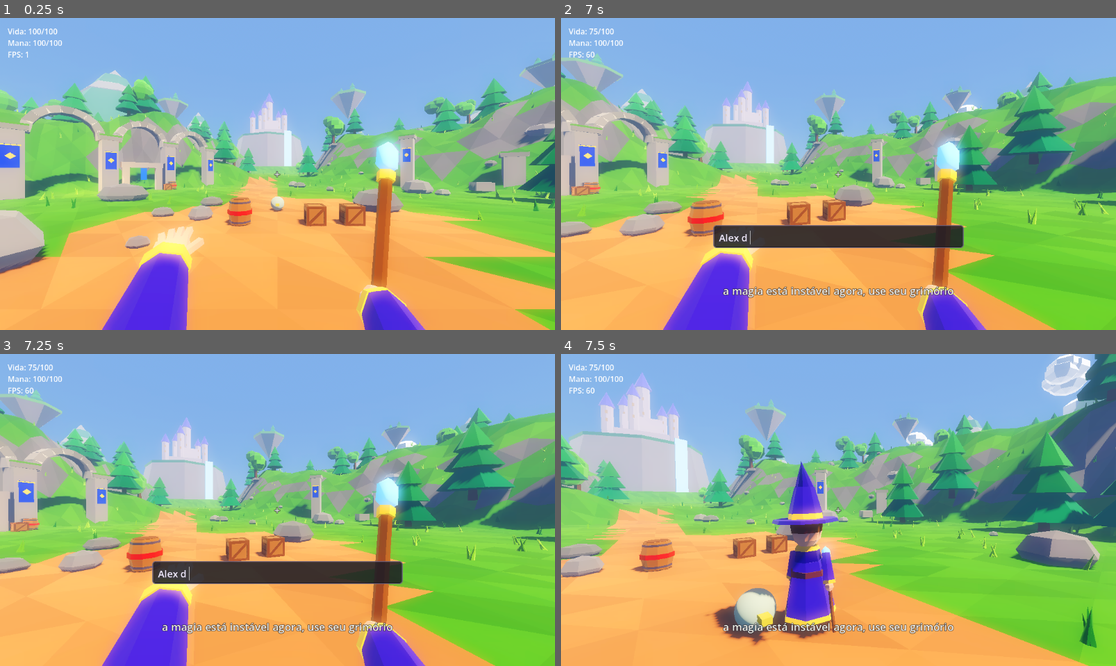
Above: before the commit, frames 1-4 (two rows, left to right).
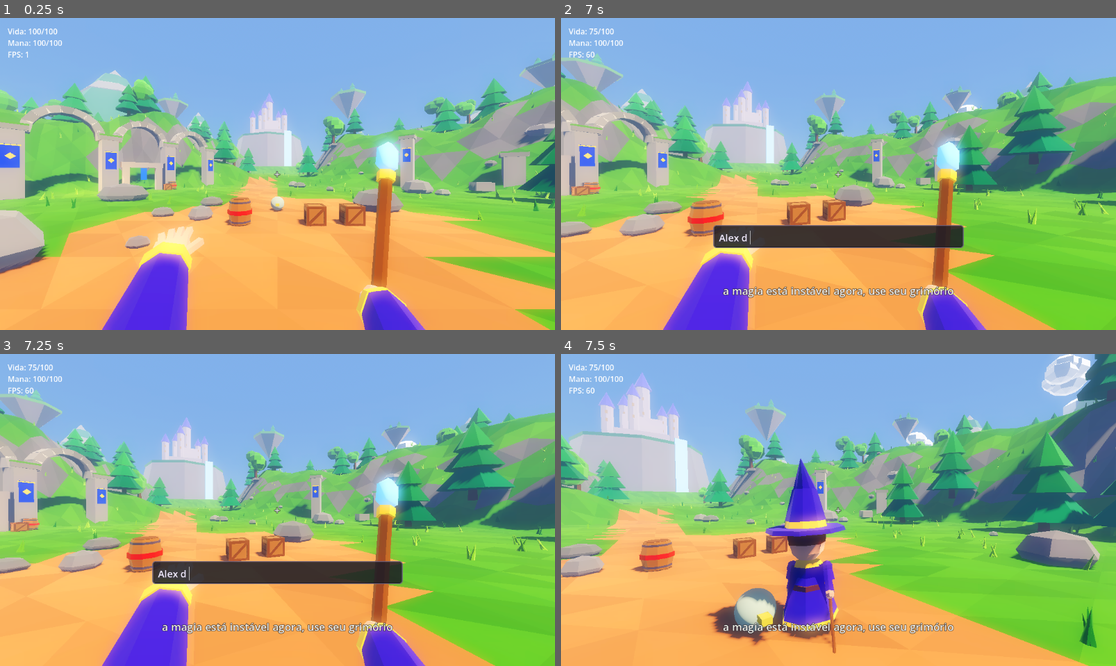
Above: after the commit, the same moments.

Repository: vitortosta4-design/Arcane-Forge
Game: Godot game, scene res://cenas/arena_teste.tscn
Two runs of this game, one before a commit and one after it. Both use one fixed random seed, a clock stepped at 60 frames per second and the inputs below.
Inputs (mouse positions are in pixels of both pictures, inside the frame that each line leads up to):
- Up to frame 1 (0.25 s): no input
- Up to frame 2 (7 s): tap Enter at 0.5, 5 s; move the mouse to (866, 174) at 0.52 s; hold Q (abrir_conjuracao) 0.53-1.28 s; hold W (mover_frente) 0.53-5.75 s; tap Space (pular) at 0.77, 1.52, 3.02, 3.77, 4.25, 4.52, 6.5, 6.77 s; move the mouse to (810, 174) at 1.27 s; click (810, 174) at 1.35 s; move the mouse to (849, 167) at 2.02 s; hold C (trocar_camera) 2.03-2.78 s; move the mouse to (832, 180) at 2.77 s; tap Q (abrir_conjuracao) at 2.85 s; move the mouse to (877, 177) at 3.52 s; press the mouse at (877, 177) at 3.53 s; move the mouse to (794, 170) at 4.27 s; release the mouse at (794, 170) at 4.28 s; tap C (trocar_camera) at 4.35 s; move the mouse to (844, 174) at 5.02 s; hold Q (abrir_conjuracao) 5.03-5.75 s; click (838, 236) at 5.77 s; type "Alex" at 5.85 s; move the mouse to (816, 167) at 6.52 s; hold D (mover_direita) from 6.53 s (still down); click (816, 167) at 6.6 s
- Up to frame 3 (7.25 s): keep holding D (mover_direita)
- Up to frame 4 (7.5 s): tap Enter at 7.25 s; move the mouse to (866, 510) at 7.27 s; release D (mover_direita) at 7.28 s; hold W (mover_frente) from 7.28 s (still down); hold C (trocar_camera) from 7.28 s (still down)

Frames 1-3 are identical in both runs. In frame 4, 3.2% of the frame differs, in the area x 26-52%, y 33-96%.

Commit message:
Boneco do mago mais cabecudo e baixo, cotovelo no braco, capa e botoes
A pedido do Vitor depois de jogar de verdade (nao gostou da proporcao
alta/cabeca pequena em terceira pessoa). Corpo encolhido ~20% e cabeca
aumentada ~20%; braco ganhou cotovelo (dois segmentos) em vez de taco
rigido, com mais balanco ao andar, balanco de respiracao parado e
gesto mais claro ao conjurar; capa de dois paineis, botoes dourados e
broche somam acabamento na roupa. Suite sem regressao nova (mesma
falha pre-existente, sem relacao). Refino do ambiente fica para outra
rodada, a confirmar com o Vitor.

Co-Authored-By: Claude Sonnet 5 <noreply@anthropic.com>

Diff:
--- a/jogo/scripts/mago/visual_mago.gd
+++ b/jogo/scripts/mago/visual_mago.gd
@@ -4,8 +4,12 @@
 ## Tosco de propósito (ADR-019): cabeça e chapéu grandes demais, nariz de
 ## batata, chapéu torto. Cores da referência: manto e chapéu roxos com
 ## acabamento dourado, cajado com cristal azul brilhando.
-## Animação toda em código, sem esqueleto: o corpo balança ao andar, os
-## braços vão e voltam e o braço do cajado sobe ao conjurar.
+## Proporção ajustada em 21/10/2026 a pedido do Vitor (jogou de verdade e
+## achou o boneco alto/cabeça pequena demais): corpo mais baixo e atarracado,
+## cabeça maior. Braço ganhou cotovelo (dois segmentos) para animar de
+## verdade, em vez de um taco rígido girando no ombro. Capa, botões e broche
+## dourado são o "acabamento de roupa" que ele pediu.
+## Animação toda em código, sem esqueleto.
 
 const COR_MANTO := Color(0.3, 0.22, 0.58)
 const COR_MANTO_ESCURO := Color(0.22, 0.16, 0.44)
@@ -20,7 +24,11 @@
 var _corpo: MeshInstance3D
 var _braco_esquerdo: Node3D
 var _braco_direito: Node3D
+var _cotovelo_esquerdo: Node3D
+var _cotovelo_direito: Node3D
+var _cristal: Node3D
 var _fase_passo := 0.0
+var _tempo_idle := 0.0
 var _conjurando := 0.0
 
 
@@ -31,25 +39,45 @@
 	_corpo.mesh = _malha_corpo()
 	_corpo.material_override = material
 	add_child(_corpo)
-	_braco_esquerdo = _criar_braco("BracoEsquerdo", -1.0, material)
-	_braco_direito = _criar_braco("BracoDireito", 1.0, material)
-	_criar_cajado(_braco_direito, material)
+	var par_esquerdo := _criar_braco("BracoEsquerdo", -1.0, material)
+	_braco_esquerdo = par_esquerdo[0]
+	_cotovelo_esquerdo = par_esquerdo[1]
+	var par_direito := _criar_braco("BracoDireito", 1.0, material)
+	_braco_direito = par_direito[0]
+	_cotovelo_direito = par_direito[1]
+	_criar_cajado(_cotovelo_direito, material)
 
 
 ## Chamado pelo mago a cada quadro de física.
 func animar(delta: float, velocidade_horizontal: float, no_chao: bool) -> void:
 	var andando := clampf(velocidade_horizontal / 5.0, 0.0, 1.0) if no_chao else 0.0
 	_fase_passo += delta * 9.0 * andando
-	_corpo.position.y = absf(sin(_fase_passo)) * 0.06 * andando
+	_tempo_idle += delta
+	_corpo.position.y = absf(sin(_fase_passo)) * 0.05 * andando
 	_corpo.rotation.z = sin(_fase_passo) * 0.05 * andando
-	_braco_esquerdo.rotation.x = sin(_fase_passo) * 0.5 * andando
-	var braco_direito_x := -sin(_fase_passo) * 0.35 * andando
+
+	# Balanço de respiração, sempre ligado (mais forte parado), para o
+	# boneco nunca ficar completamente congelado parado.
+	var balanco_ocioso := sin(_tempo_idle * 1.3) * 0.035 * (1.0 - andando)
+
+	_braco_esquerdo.rotation.x = sin(_fase_passo) * 0.6 * andando + balanco_ocioso
+	_cotovelo_esquerdo.rotation.x = -(0.12 + absf(sin(_fase_passo)) * 0.35) * andando - 0.08
+
+	var braco_direito_x := -sin(_fase_passo) * 0.42 * andando + balanco_ocioso
+	var cotovelo_direito_x := -(0.12 + absf(sin(_fase_passo)) * 0.35) * andando - 0.08
+
 	if _conjurando > 0.0:
 		_conjurando = maxf(0.0, _conjurando - delta)
-		# Sobe rápido e desce devagar: o cajado "aponta" para o alvo.
+		# Sobe rápido e desce devagar: o ombro levanta e o cotovelo estica,
+		# como se o cajado "apontasse" para o alvo.
 		var t := _conjurando / DURACAO_CONJURACAO_S
-		braco_direito_x = lerpf(braco_direito_x, -1.5, sin(t * PI * 0.5))
+		var impulso := sin(t * PI * 0.5)
+		braco_direito_x = lerpf(braco_direito_x, -1.7, impulso)
+		cotovelo_direito_x = lerpf(cotovelo_direito_x, -0.25, impulso)
+
 	_braco_direito.rotation.x = braco_direito_x
+	_cotovelo_direito.rotation.x = cotovelo_direito_x
+
 	if not no_chao:
 		_braco_esquerdo.rotation.z = -0.6
 		_braco_direito.rotation.z = 0.6
@@ -64,8 +92,7 @@
 
 ## Ponto um pouco à frente do cristal do cajado, em coordenadas do mundo.
 func ponto_da_magia() -> Vector3:
-	var cristal: Node3D = _braco_direito.get_node("Cajado/Cristal")
-	return cristal.global_position + -global_transform.basis.z * 0.3
+	return _cristal.global_position + -global_transform.basis.z * 0.3
 
 
 func _malha_corpo() -> ArrayMesh:
@@ -73,68 +100,107 @@
 	var G := GeometriaLowPoly
 	# Botas aparecendo embaixo do manto.
 	for lado in [-1.0, 1.0]:
-		G.anexar(st, G.cubo(Vector3(0.15, 0.14, 0.26)), Transform3D(Basis(), Vector3(0.12 * lado, 0.07, -0.04)), COR_COURO)
-	# Manto em forma de sino, com barra dourada.
-	G.anexar(st, G.cilindro(0.42, 0.24, 0.85, 7), Transform3D(Basis(), Vector3(0, 0.55, 0)), COR_MANTO)
-	G.anexar(st, G.cilindro(0.43, 0.41, 0.07, 7), Transform3D(Basis(), Vector3(0, 0.16, 0)), COR_DOURADO)
+		G.anexar(st, G.cubo(Vector3(0.16, 0.12, 0.28)), Transform3D(Basis(), Vector3(0.13 * lado, 0.06, -0.04)), COR_COURO)
+	# Manto em forma de sino, mais curto e mais largo (corpo baixo e atarracado).
+	G.anexar(st, G.cilindro(0.46, 0.26, 0.66, 7), Transform3D(Basis(), Vector3(0, 0.43, 0)), COR_MANTO)
+	G.anexar(st, G.cilindro(0.47, 0.44, 0.06, 7), Transform3D(Basis(), Vector3(0, 0.13, 0)), COR_DOURADO)
 	# Cinto com bolsinha.
-	G.anexar(st, G.cilindro(0.3, 0.29, 0.08, 7), Transform3D(Basis(), Vector3(0, 0.8, 0)), COR_COURO)
-	G.anexar(st, G.cubo(Vector3(0.12, 0.14, 0.08)), Transform3D(Basis(Vector3.UP, 0.4), Vector3(0.24, 0.74, -0.12)), COR_COURO * 1.15)
-	G.anexar(st, G.cubo(Vector3(0.05, 0.05, 0.02)), Transform3D(Basis(Vector3.UP, 0.4), Vector3(0.27, 0.78, -0.16)), COR_DOURADO)
+	G.anexar(st, G.cilindro(0.33, 0.32, 0.07, 7), Transform3D(Basis(), Vector3(0, 0.62, 0)), COR_COURO)
+	G.anexar(st, G.cubo(Vector3(0.13, 0.15, 0.09)), Transform3D(Basis(Vector3.UP, 0.4), Vector3(0.26, 0.577, -0.13)), COR_COURO * 1.15)
+	G.anexar(st, G.cubo(Vector3(0.055, 0.055, 0.022)), Transform3D(Basis(Vector3.UP, 0.4), Vector3(0.29, 0.605, -0.17)), COR_DOURADO)
 	# Tronco e gola.
-	G.anexar(st, G.cilindro(0.25, 0.19, 0.32, 7), Transform3D(Basis(), Vector3(0, 1.0, 0)), COR_MANTO_ESCURO)
-	G.anexar(st, G.cilindro(0.21, 0.17, 0.06, 7), Transform3D(Basis(), Vector3(0, 1.17, 0)), COR_DOURADO)
-	# Cabeça grande, nariz de batata, olhinhos.
-	G.anexar(st, G.esfera(0.25, 7, 5), Transform3D(Basis(), Vector3(0, 1.42, 0)), COR_PELE)
-	G.anexar(st, G.esfera(0.09, 5, 3), Transform3D(Basis().scaled(Vector3(1.0, 0.9, 1.3)), Vector3(0, 1.38, -0.26)), COR_PELE * 0.95)
+	G.anexar(st, G.cilindro(0.28, 0.22, 0.27, 7), Transform3D(Basis(), Vector3(0, 0.80, 0)), COR_MANTO_ESCURO)
+	G.anexar(st, G.cilindro(0.24, 0.20, 0.055, 7), Transform3D(Basis(), Vector3(0, 0.935, 0)), COR_DOURADO)
+	# Botões dourados descendo pela frente do manto (acabamento da roupa).
+	for altura in [0.70, 0.56, 0.42]:
+		G.anexar(st, G.esfera(0.025, 5, 3), Transform3D(Basis(), Vector3(0, altura, -0.27)), COR_DOURADO)
+	# Broche em losango no peito, por baixo da gola.
+	G.anexar(st, G.cubo(Vector3(0.1, 0.1, 0.02)), Transform3D(Basis(Vector3.FORWARD, 0.785), Vector3(0, 0.87, -0.225)), COR_DOURADO)
+	# Capa: dois painéis atrás dos ombros, descendo e abrindo (visível dos
+	# dois lados, já que o jogador gira a câmera em volta do boneco).
+	_capa(st, G)
+	# Cabeça grande, nariz de batata, olhinhos (proporção mais cabeçuda).
+	G.anexar(st, G.esfera(0.30, 7, 5), Transform3D(Basis(), Vector3(0, 1.26, 0)), COR_PELE)
+	G.anexar(st, G.esfera(0.108, 5, 3), Transform3D(Basis().scaled(Vector3(1.0, 0.9, 1.3)), Vector3(0, 1.212, -0.312)), COR_PELE * 0.95)
 	for lado in [-1.0, 1.0]:
-		G.anexar(st, G.cubo(Vector3(0.045, 0.07, 0.02)), Transform3D(Basis(), Vector3(0.09 * lado, 1.47, -0.225)), Color(0.08, 0.06, 0.1))
+		G.anexar(st, G.cubo(Vector3(0.054, 0.084, 0.024)), Transform3D(Basis(), Vector3(0.108 * lado, 1.32, -0.27)), Color(0.08, 0.06, 0.1))
 	# Cabelo castanho saindo por baixo do chapéu, atrás e dos lados.
-	G.anexar(st, G.cilindro(0.25, 0.27, 0.16, 7), Transform3D(Basis(), Vector3(0, 1.5, 0.04)), Color(0.4, 0.24, 0.13))
+	G.anexar(st, G.cilindro(0.30, 0.324, 0.192, 7), Transform3D(Basis(), Vector3(0, 1.356, 0.048)), Color(0.4, 0.24, 0.13))
 	# Chapéu: aba larga, faixa dourada e cone que entorta para trás.
-	G.anexar(st, G.cilindro(0.52, 0.5, 0.05, 9), Transform3D(Basis(), Vector3(0, 1.6, 0)), COR_MANTO)
-	G.anexar(st, G.cilindro(0.28, 0.26, 0.09, 9), Transform3D(Basis(), Vector3(0, 1.67, 0)), COR_DOURADO)
-	G.anexar(st, G.cilindro(0.27, 0.16, 0.4, 9), Transform3D(Basis(), Vector3(0, 1.91, 0)), COR_MANTO)
-	G.anexar(st, G.cilindro(0.16, 0.0, 0.45, 9), Transform3D(Basis(Vector3.RIGHT, 0.55), Vector3(0, 2.28, 0.11)), COR_MANTO)
+	G.anexar(st, G.cilindro(0.624, 0.6, 0.06, 9), Transform3D(Basis(), Vector3(0, 1.476, 0)), COR_MANTO)
+	G.anexar(st, G.cilindro(0.336, 0.312, 0.108, 9), Transform3D(Basis(), Vector3(0, 1.56, 0)), COR_DOURADO)
+	G.anexar(st, G.cilindro(0.324, 0.192, 0.48, 9), Transform3D(Basis(), Vector3(0, 1.848, 0)), COR_MANTO)
+	G.anexar(st, G.cilindro(0.192, 0.0, 0.54, 9), Transform3D(Basis(Vector3.RIGHT, 0.55), Vector3(0, 2.292, 0.132)), COR_MANTO)
 	return G.finalizar(st)
 
 
-func _criar_braco(nome: String, lado: float, material: Material) -> Node3D:
-	var pivo := Node3D.new()
-	pivo.name = nome
-	pivo.position = Vector3(0.25 * lado, 1.12, 0)
+## Dois painéis de capa saindo de trás da gola, abrindo para os lados e
+## descendo até perto da altura do cinto. Desenhados nos dois sentidos
+## (frente e verso) para não sumir quando vistos por trás.
+func _capa(st: SurfaceTool, G) -> void:
+	var cor := COR_MANTO_ESCURO
+	for lado in [-1.0, 1.0]:
+		var topo_interno := Vector3(0.05 * lado, 0.95, 0.17)
+		var topo_externo := Vector3(0.24 * lado, 0.92, 0.1)
+		var base := Vector3(0.30 * lado, 0.38, 0.32)
+		G.triangulo(st, topo_interno, base, topo_externo, cor)
+		G.triangulo(st, topo_interno, topo_externo, base, cor)
+
+
+## Cria um braço com ombro e cotovelo. Devolve [pivô do ombro, pivô do
+## cotovelo], os dois são nós na árvore (o cotovelo é filho do ombro).
+func _criar_braco(nome: String, lado: float, material: Material) -> Array:
+	var ombro := Node3D.new()
+	ombro.name = nome
+	ombro.position = Vector3(0.27 * lado, 0.90, 0)
+	add_child(ombro)
+
+	var st_superior := GeometriaLowPoly.nova()
+	var G := GeometriaLowPoly
+	G.anexar(st_superior, G.esfera(0.1, 6, 4), Transform3D(Basis(), Vector3.ZERO), COR_MANTO)
+	G.anexar(st_superior, G.cilindro(0.115, 0.085, 0.20, 6), Transform3D(Basis(), Vector3(0, -0.10, 0)), COR_MANTO)
+	var malha_superior := MeshInstance3D.new()
+	malha_superior.mesh = G.finalizar(st_superior)
+	malha_superior.material_override = material
+	ombro.add_child(malha_superior)
+
+	var cotovelo := Node3D.new()
+	cotovelo.name = "Cotovelo"
+	cotovelo.position = Vector3(0, -0.20, 0)
+	ombro.add_child(cotovelo)
+
+	var st_inferior := GeometriaLowPoly.nova()
+	G.anexar(st_inferior, G.cilindro(0.085, 0.065, 0.19, 6), Transform3D(Basis(), Vector3(0, -0.095, 0)), COR_MANTO)
+	G.anexar(st_inferior, G.cilindro(0.075, 0.075, 0.03, 6), Transform3D(Basis(), Vector3(0, -0.185, 0)), COR_DOURADO)
+	G.anexar(st_inferior, G.esfera(0.08, 6, 4), Transform3D(Basis(), Vector3(0, -0.21, 0)), COR_PELE)
+	var malha_inferior := MeshInstance3D.new()
+	malha_inferior.mesh = G.finalizar(st_inferior)
+	malha_inferior.material_override = material
+	cotovelo.add_child(malha_inferior)
+
+	return [ombro, cotovelo]
+
+
+func _criar_cajado(cotovelo: Node3D, material: Material) -> void:
 	var st := GeometriaLowPoly.nova()
 	var G := GeometriaLowPoly
-	G.anexar(st, G.cilindro(0.11, 0.07, 0.45, 6), Transform3D(Basis(), Vector3(0, -0.22, 0)), COR_MANTO)
-	G.anexar(st, G.cilindro(0.115, 0.115, 0.05, 6), Transform3D(Basis(), Vector3(0, -0.43, 0)), COR_DOURADO)
-	G.anexar(st, G.esfera(0.075, 6, 4), Transform3D(Basis(), Vector3(0, -0.5, 0)), COR_PELE)
-	var malha := MeshInstance3D.new()
-	malha.mesh = G.finalizar(st)
-	malha.material_override = material
-	pivo.add_child(malha)
-	add_child(pivo)
-	return pivo
-
-
-func _criar_cajado(braco: Node3D, material: Material) -> void:
-	var st := GeometriaLowPoly.nova()
-	var G := GeometriaLowPoly
-	G.anexar(st, G.cilindro(0.028, 0.034, 1.5, 6), Transform3D(Basis(), Vector3(0, -0.35, 0)), COR_MADEIRA)
-	G.anexar(st, G.cilindro(0.05, 0.05, 0.06, 6), Transform3D(Basis(), Vector3(0, 0.33, 0)), COR_DOURADO)
+	G.anexar(st, G.cilindro(0.024, 0.029, 1.28, 6), Transform3D(Basis(), Vector3(0, -0.30, 0)), COR_MADEIRA)
+	G.anexar(st, G.cilindro(0.043, 0.043, 0.05, 6), Transform3D(Basis(), Vector3(0, 0.28, 0)), COR_DOURADO)
 	var cajado := MeshInstance3D.new()
 	cajado.name = "Cajado"
 	cajado.mesh = G.finalizar(st)
 	cajado.material_override = material
-	cajado.position = Vector3(0, -0.5, -0.05)
-	braco.add_child(cajado)
+	cajado.position = Vector3(0, -0.21, -0.04)
+	cotovelo.add_child(cajado)
 	var cristal := MeshInstance3D.new()
 	cristal.name = "Cristal"
-	cristal.mesh = G.esfera(0.08, 4, 2)
+	cristal.mesh = G.esfera(0.07, 4, 2)
 	cristal.scale = Vector3(1.0, 1.7, 1.0)
-	cristal.position = Vector3(0, 0.48, 0)
+	cristal.position = Vector3(0, 0.41, 0)
 	cristal.material_override = material_cristal()
 	cristal.cast_shadow = GeometryInstance3D.SHADOW_CASTING_SETTING_OFF
 	cajado.add_child(cristal)
+	_cristal = cristal
 
 
 static func material_cristal() -> StandardMaterial3D:
Not shown, changed: docs/decisoes.md
Not shown, added: evidencias/fase-2/pc_mago_conjurando_v2.png
Not shown, added: evidencias/fase-2/pc_mago_costas.png
Not shown, added: evidencias/fase-2/pc_mago_terceira_v2_padrao.png
